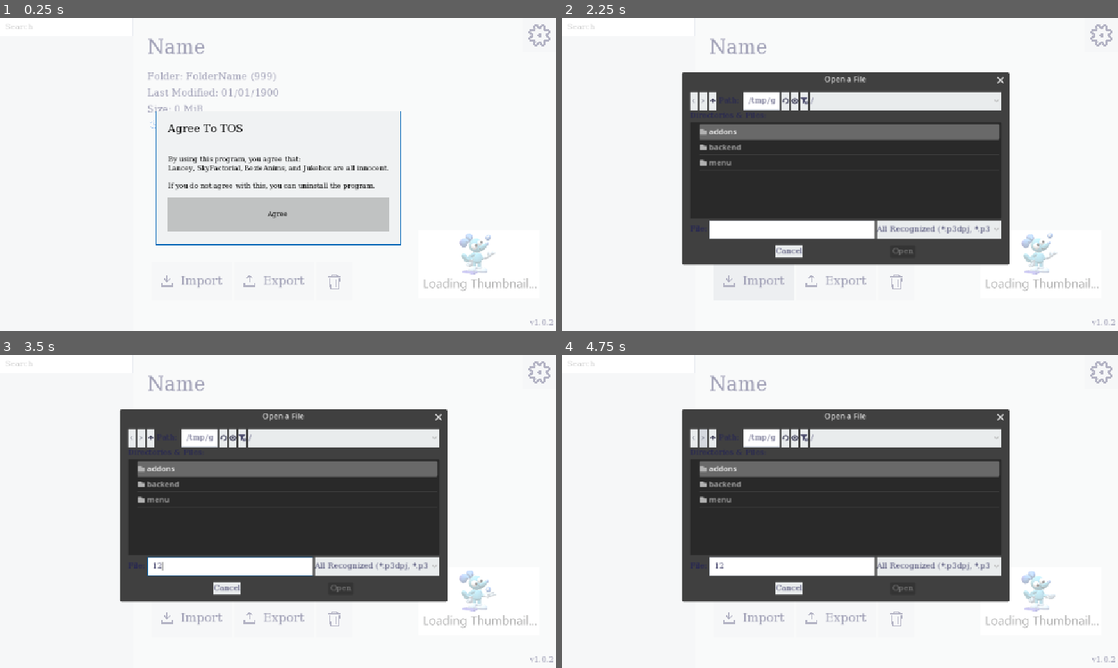
Above: before the commit, frames 1-4 (two rows, left to right).
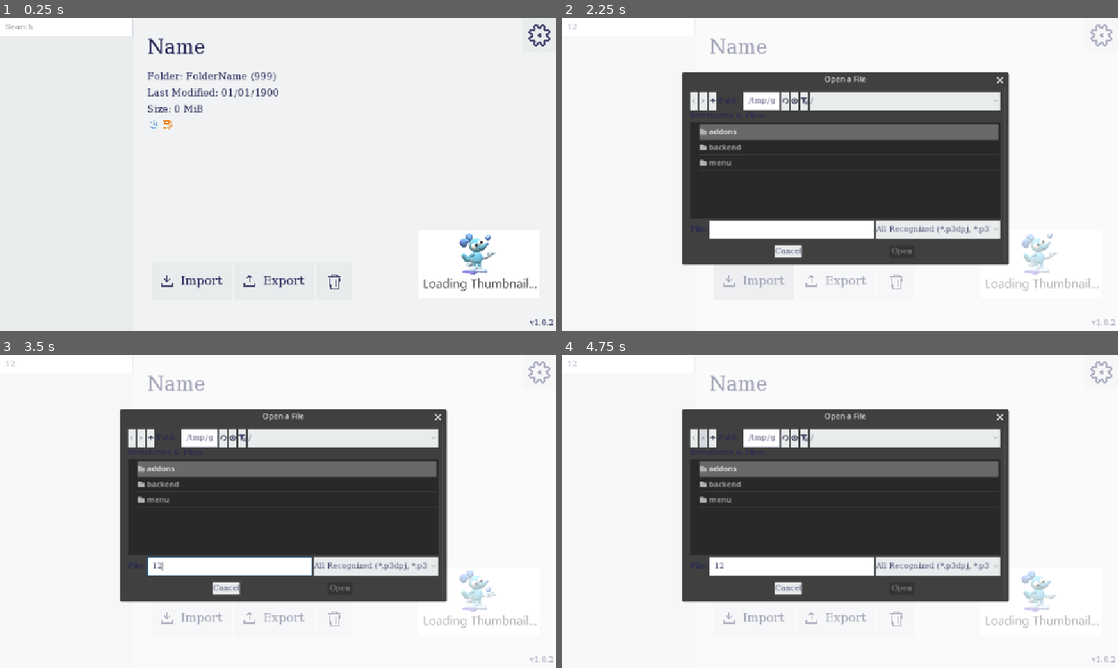
Above: after the commit, the same moments.

Repository: silkycell/Paint-3D-Project-Manager
Game: Godot game, scene res://menu/projects/projects_menu.tscn
Two runs of this game, one before a commit and one after it. Both use one fixed random seed, a clock stepped at 60 frames per second and the inputs below.
Inputs (mouse positions are in pixels of both pictures, inside the frame that each line leads up to):
- Up to frame 1 (0.25 s): no input
- Up to frame 2 (2.25 s): click (628, 27) at 0.52 s; type "12" at 0.6 s; click (840, 215) at 1.25 s, where only the run before the commit has a clickable "Agree"; click (751, 280) at 2 s
- Up to frame 3 (3.5 s): click (227, 567) at 2.77 s; type "12" at 2.85 s
- Up to frame 4 (4.75 s): click (701, 436) at 3.5 s; click (701, 436) at 4.25 s

The runs differ from the first frame. In frame 1, 7.9% of the frame differs, in the area x 1-100%, y 0-99%; in frame 2, 0.6%; in frame 3, 0.6%; in frame 4, 0.6%.
Error in both runs: Out of bounds get index '0' (on base: 'Array[Project]') (res://backend/global_signal_handler.gd:3)

Commit message:
Revert "add TOS"
This reverts commit 3bb1805d0816c8558b428dd9325eb6c8c519821f.

Diff:
--- a/menu/projects/projects_menu.tscn
+++ b/menu/projects/projects_menu.tscn
@@ -27,7 +27,6 @@
 [ext_resource type="Texture2D" uid="uid://dychp88l7omd3" path="res://menu/assets/icons/settings_icon.svg" id="19_yudf6"]
 [ext_resource type="Script" uid="uid://dqco1qbyidcyi" path="res://menu/actions/delete/delete_handler.gd" id="21_6r0s8"]
 [ext_resource type="Script" uid="uid://djoxptkg6rl6l" path="res://menu/actions/delete/delete_progress_panel.gd" id="22_kgcvs"]
-[ext_resource type="Script" uid="uid://byasj38cxfsn4" path="res://menu/projects/tos.gd" id="28_sr2tt"]
 
 [sub_resource type="GDScript" id="GDScript_u7u8r"]
 resource_name = "VersionNumberSetter"
@@ -614,35 +613,6 @@
 script = ExtResource("22_kgcvs")
 parent_action = NodePath("..")
 
-[node name="TOS" type="Control" parent="."]
-layout_mode = 1
-anchors_preset = 15
-anchor_right = 1.0
-anchor_bottom = 1.0
-grow_horizontal = 2
-grow_vertical = 2
-script = ExtResource("28_sr2tt")
-
-[node name="BG" type="ColorRect" parent="TOS"]
-layout_mode = 1
-anchors_preset = 15
-anchor_right = 1.0
-anchor_bottom = 1.0
-grow_horizontal = 2
-grow_vertical = 2
-color = Color(1, 1, 1, 0.572549)
-
-[node name="TOSPopup" parent="TOS" instance=ExtResource("17_j3wdq")]
-layout_mode = 1
-offset_top = -132.0
-offset_bottom = 145.0
-title = "Agree To TOS"
-text = "By using this program, you agree that:
-Lancey, SkyFactorial, BezieAnims, and Jukebox are all innocent.
-
-If you do not agree with this, you can uninstall the program."
-button_options = Array[String](["Agree"])
-
 [connection signal="text_changed" from="MainMenu/ProjectsList/SearchBar" to="MainMenu/ProjectsList/SearchBar" method="_on_text_changed"]
 [connection signal="toggled" from="SettingsContainer/SettingsButton" to="SettingsContainer/SettingsButton" method="_on_toggled"]
 [connection signal="file_selected" from="ExportHandler/ExportDialog" to="ExportHandler" method="_on_export_dialog_file_selected"]
--- a/menu/projects/tos.gd
+++ /dev/null
@@ -1,8 +0,0 @@
-extends Control
-
-@onready var tos_popup = $TOSPopup
-
-func _ready():
-	tos_popup.choice_selected.connect(func(_choice):
-		queue_free()
-	)
Not shown: 1 places in menu/projects/projects_menu.tscn that only renumber resources
Not shown, removed: menu/projects/tos.gd.uid
